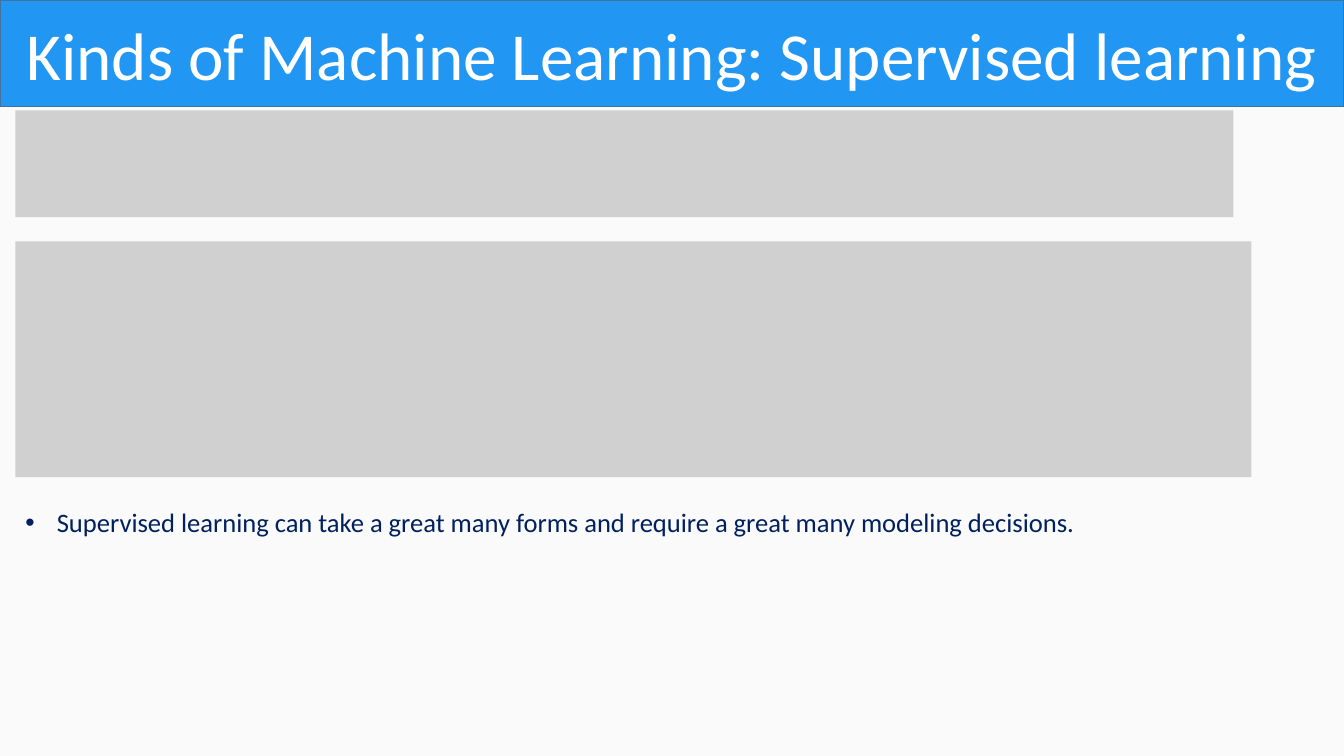
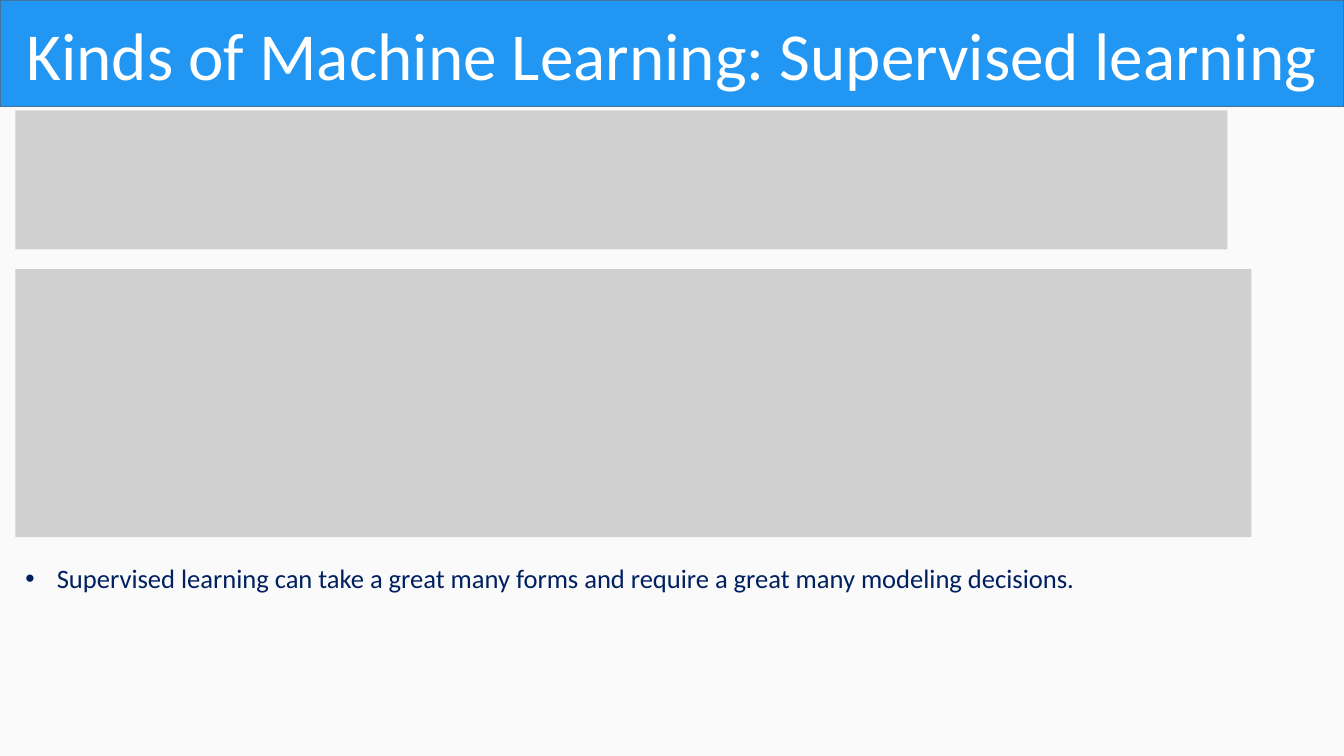
Before and after one commit to OmarAlmighty/D2L-Slides, a slide deck: slide 24 of D2L CH1.pptx. Drawn at 1344x756 pixels with LibreOffice and Linux fonts; fonts in the diff are those of the drawing; grey boxes stand for pictures. Boxes give left, top, right and bottom in pixels: in the first picture for what was removed or moved away, otherwise in the second. Text is boxed around its words. In the diff, an @@ line names an element or a change of style, - is before the commit and + after.

```diff
--- a/D2L CH1.pptx
+++ b/D2L CH1.pptx
@@ picture: place and size @@
-picture at <box>15,111,1233,218</box>
+picture at <box>15,111,1227,250</box>
@@ picture: place and size @@
-picture at <box>15,242,1251,478</box>
+picture at <box>15,269,1251,537</box>
@@ text "Supervised learning can take a ...": place and size @@
-text "Supervised learning can take a ..." at <box>57,513,1074,537</box>
+text "Supervised learning can take a ..." at <box>57,569,1074,593</box>
```
Also in this commit, not shown: 34 other slides changed, 5 other files.
